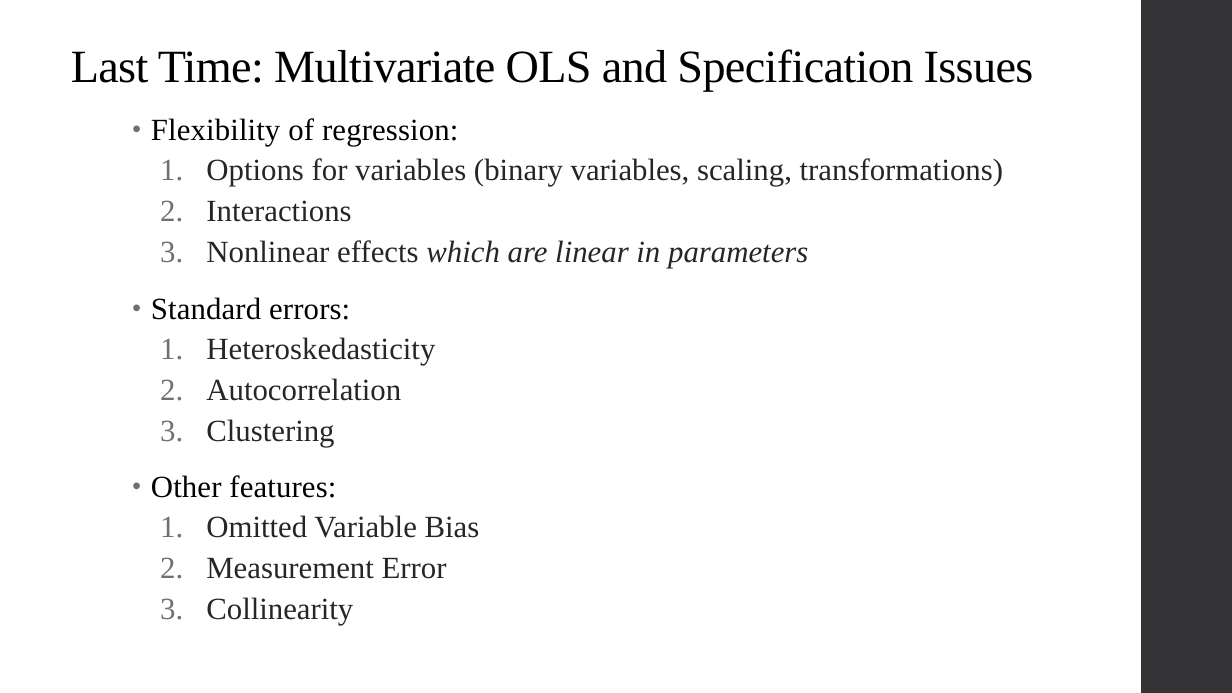
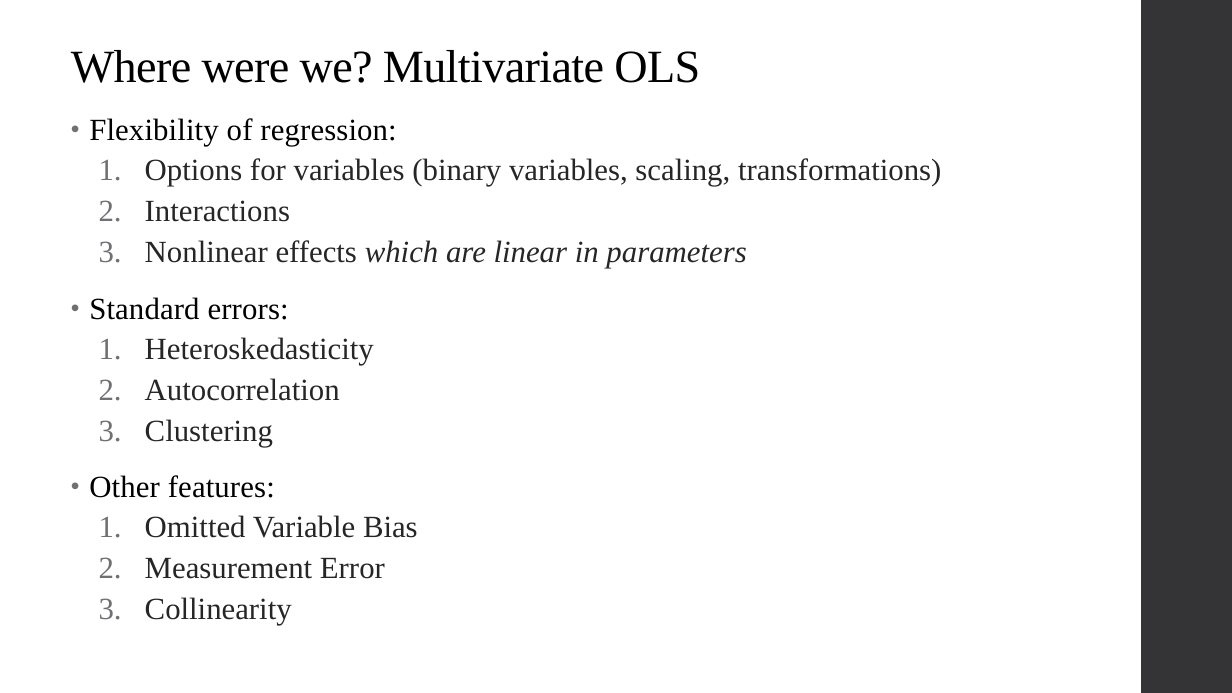
Before and after one commit to qiufei/fork-HAD5744, a slide deck: slide 2 of Lecture06_Matching/Lecture06_Matching_2022F.pptx. Drawn at 1232x693 pixels with LibreOffice and Linux fonts; fonts in the diff are those of the drawing. Boxes give left, top, right and bottom in pixels: in the first picture for what was removed or moved away, otherwise in the second. Text is boxed around its words. In the diff, an @@ line names an element or a change of style, - is before the commit and + after.

```diff
--- a/Lecture06_Matching/Lecture06_Matching_2022F.pptx
+++ b/Lecture06_Matching/Lecture06_Matching_2022F.pptx
@@ title at (x1=71, y1=50, x2=700, y2=83): text changed @@
-Last Time: Multivariate OLS and Specification Issues
+Where were we? Multivariate OLS
@@ text "Flexibility of regression:" moved from (x1=151, y1=118, x2=1003, y2=625) to (x1=89, y1=118, x2=941, y2=625) @@
```
Also in this commit, not shown: 14 other slides changed, 14 slides added, 2 slides removed, 16 other files.
